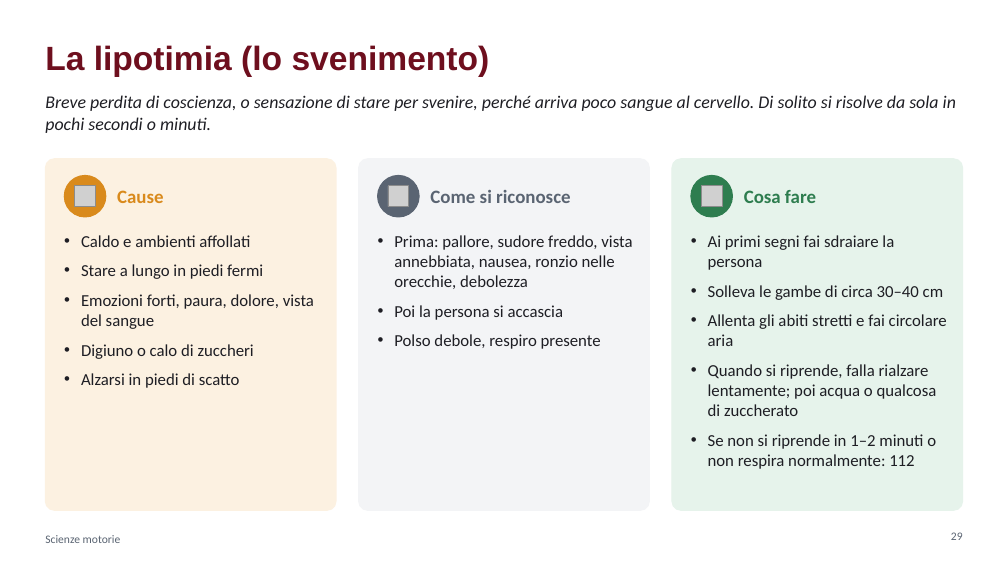
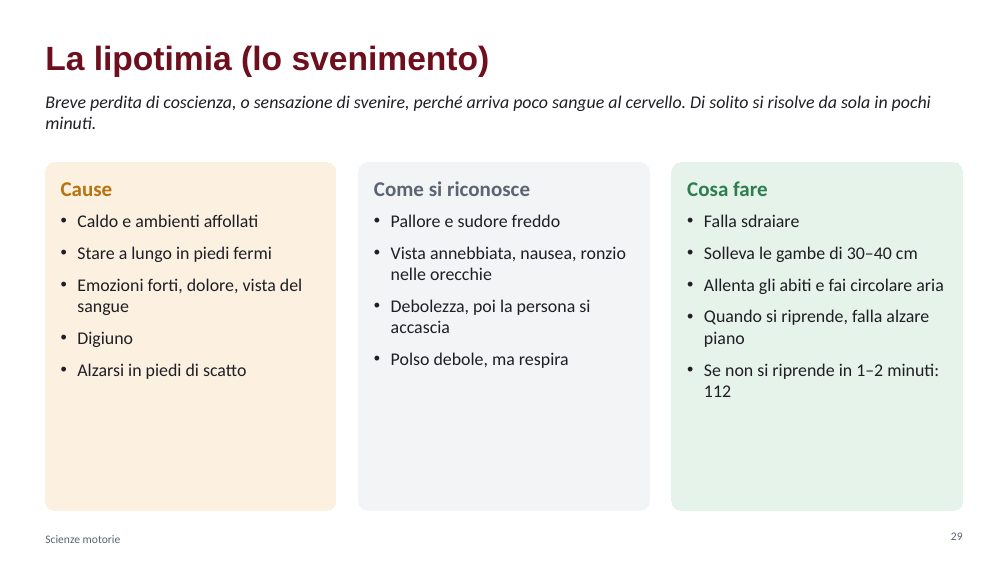
Before and after one commit to krazerrino/ginnastica, a slide deck: slide 29 of Cuore_respiro_e_primo_soccorso.pptx. Drawn at 1008x567 pixels with LibreOffice and Linux fonts; fonts in the diff are those of the drawing; grey boxes stand for pictures. Boxes give left, top, right and bottom in pixels: in the first picture for what was removed or moved away, otherwise in the second. Text is boxed around its words. In the diff, an @@ line names an element or a change of style, - is before the commit and + after.

```diff
--- a/Cuore_respiro_e_primo_soccorso.pptx
+++ b/Cuore_respiro_e_primo_soccorso.pptx
@@ text at (45, 95, 931, 129): text changed @@
-Breve perdita di coscienza, o sensazione di stare per svenire, perché arriva poco sangue al cervello. Di solito si risolve da sola in pochi secondi o minuti.
+Breve perdita di coscienza, o sensazione di svenire, perché arriva poco sangue al cervello. Di solito si risolve da sola in pochi minuti.
@@ rounded rectangle "Cause": place and size @@
-rounded rectangle "Cause" at (45, 159, 336, 510)
+rounded rectangle "Cause" at (45, 163, 336, 510)
@@ rounded rectangle "Cause" at (45, 163, 336, 510): outline #FCF1E1 1 pt to #FCF1E1 0.75 pt @@
@@ ellipse removed at (64, 175, 106, 217) @@
@@ rounded rectangle "Come si riconosce": place and size @@
-rounded rectangle "Come si riconosce" at (394, 235, 632, 349)
+rounded rectangle "Come si riconosce" at (358, 163, 649, 510)
@@ rounded rectangle "Come si riconosce" at (358, 163, 649, 510): fill none to #F3F4F6; outline none to #F3F4F6 0.75 pt @@
@@ rounded rectangle removed at (358, 159, 649, 510) @@
@@ ellipse removed at (377, 175, 419, 217) @@
@@ rounded rectangle "Cosa fare": place and size @@
-rounded rectangle "Cosa fare" at (708, 235, 947, 469)
+rounded rectangle "Cosa fare" at (672, 163, 963, 510)
@@ rounded rectangle "Cosa fare" at (672, 163, 963, 510): fill none to #E6F3EB; outline none to #E6F3EB 0.75 pt @@
@@ rounded rectangle removed at (672, 159, 963, 510) @@
@@ ellipse removed at (691, 175, 733, 217) @@
@@ text in rounded rectangle at (61, 182, 302, 379): text added @@
+Cause
+• Caldo e ambienti affollati
+• Stare a lungo in piedi fermi
+• Emozioni forti, dolore, vista del sangue
+• Digiuno
+• Alzarsi in piedi di scatto
@@ picture removed at (75, 186, 96, 207) @@
@@ text removed at (117, 190, 163, 203) @@
-Cause
@@ text in rounded rectangle at (374, 181, 626, 368): text changed; size 16 to 17 pt @@
-• Prima: pallore, sudore freddo, vista annebbiata, nausea, ronzio nelle orecchie, debolezza
-• Poi la persona si accascia
-• Polso debole, respiro presente
+Come si riconosce
+• Pallore e sudore freddo
+• Vista annebbiata, nausea, ronzio nelle orecchie
+• Debolezza, poi la persona si accascia
+• Polso debole, ma respira
@@ picture removed at (388, 186, 409, 207) @@
@@ text removed at (430, 190, 571, 203) @@
-Come si riconosce
@@ text in rounded rectangle at (687, 181, 943, 397): text changed; size 16 to 17 pt @@
-• Ai primi segni fai sdraiare la persona
-• Solleva le gambe di circa 30–40 cm
-• Allenta gli abiti stretti e fai circolare aria
-• Quando si riprende, falla rialzare lentamente; poi acqua o qualcosa di zuccherato
-• Se non si riprende in 1–2 minuti o non respira normalmente: 112
+Cosa fare
+• Falla sdraiare
+• Solleva le gambe di 30–40 cm
+• Allenta gli abiti e fai circolare aria
+• Quando si riprende, falla alzare piano
+• Se non si riprende in 1–2 minuti: 112
@@ picture removed at (702, 186, 723, 207) @@
@@ text removed at (744, 190, 816, 203) @@
-Cosa fare
@@ text removed at (81, 235, 314, 388) @@
-• Caldo e ambienti affollati
-• Stare a lungo in piedi fermi
-• Emozioni forti, paura, dolore, vista del sangue
-• Digiuno o calo di zuccheri
-• Alzarsi in piedi di scatto
```
Also in this commit, not shown: 36 other slides changed, 1 other file.
